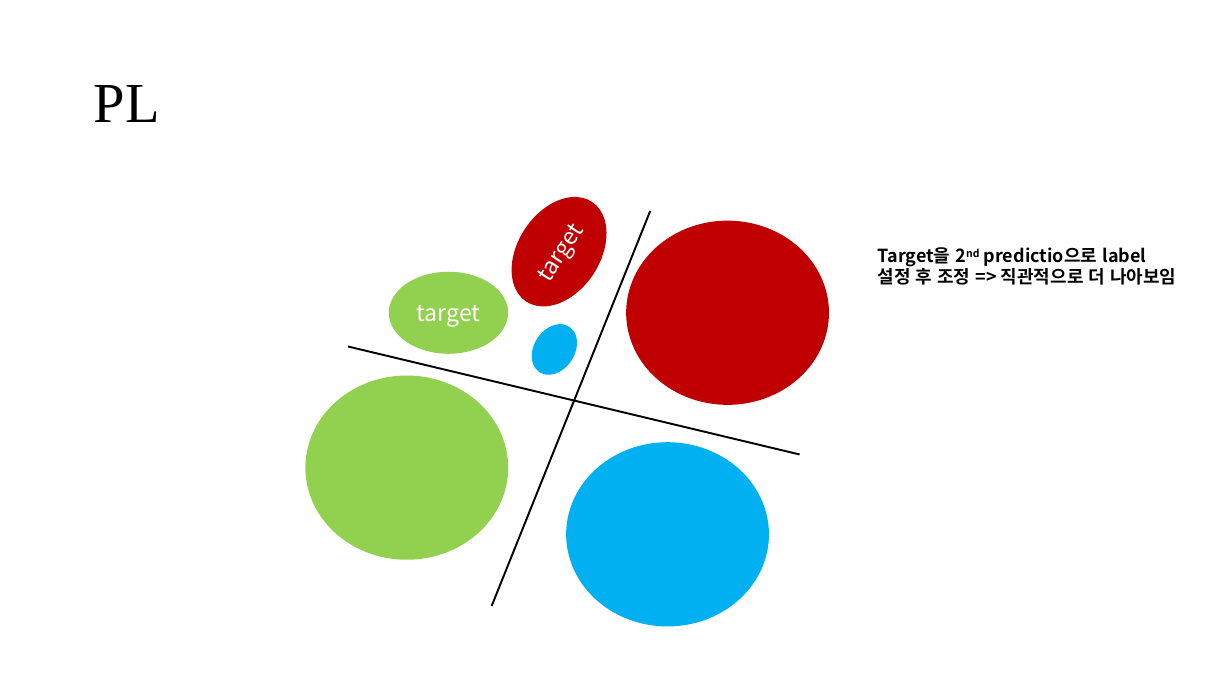
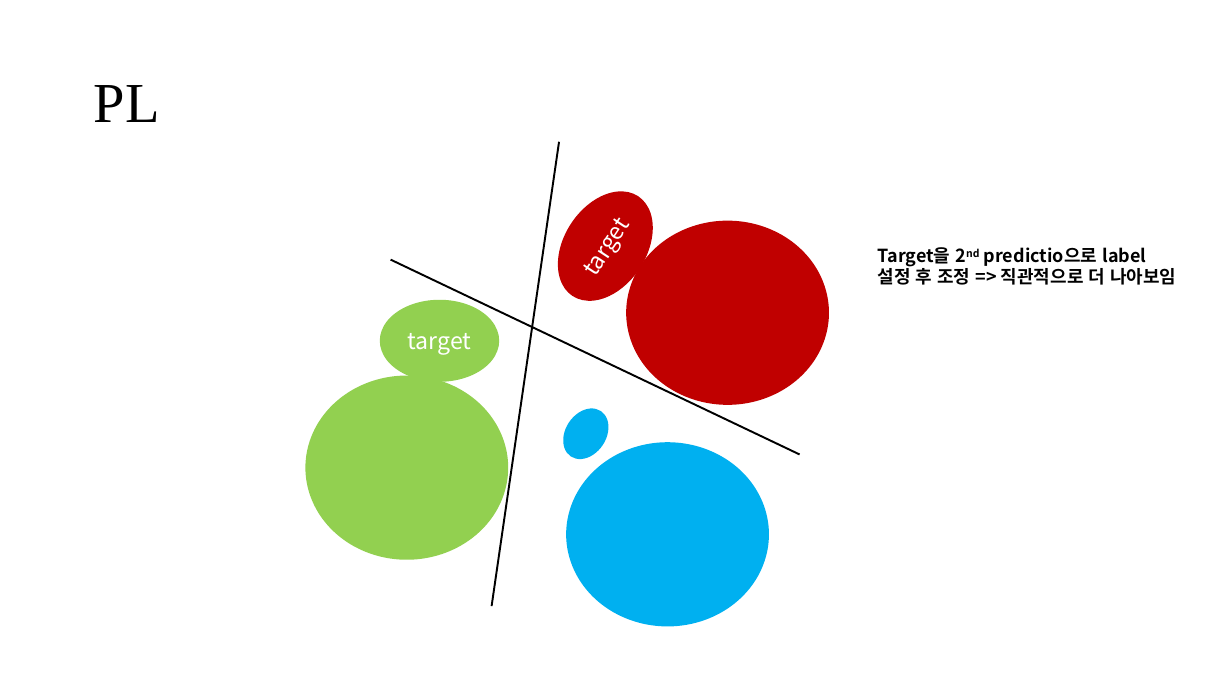
Before and after one commit to tokyustay/AI-paper-review, a slide deck: slide 11 of pl/pl experiments.pptx. Drawn at 1232x693 pixels with LibreOffice and Linux fonts; fonts in the diff are those of the drawing. Boxes give left, top, right and bottom in pixels: in the first picture for what was removed or moved away, otherwise in the second. Text is boxed around its words. In the diff, an @@ line names an element or a change of style, - is before the commit and + after.

```diff
--- a/pl/pl experiments.pptx
+++ b/pl/pl experiments.pptx
@@ line moved from (492, 606) - (651, 211) to (492, 606) - (559, 141) @@
@@ ellipse "target": place and size @@
-ellipse "target" at [492, 179, 626, 324]
+ellipse "target" at [539, 174, 673, 319]
@@ line moved from (348, 347) - (799, 455) to (391, 260) - (799, 455) @@
@@ ellipse "target": place and size @@
-ellipse "target" at [389, 272, 508, 354]
+ellipse "target" at [380, 299, 499, 382]
@@ ellipse: place and size @@
-ellipse at [523, 315, 587, 383]
+ellipse at [554, 400, 618, 467]
```
Also in this commit, not shown: 2 other slides changed, 2 other files.
